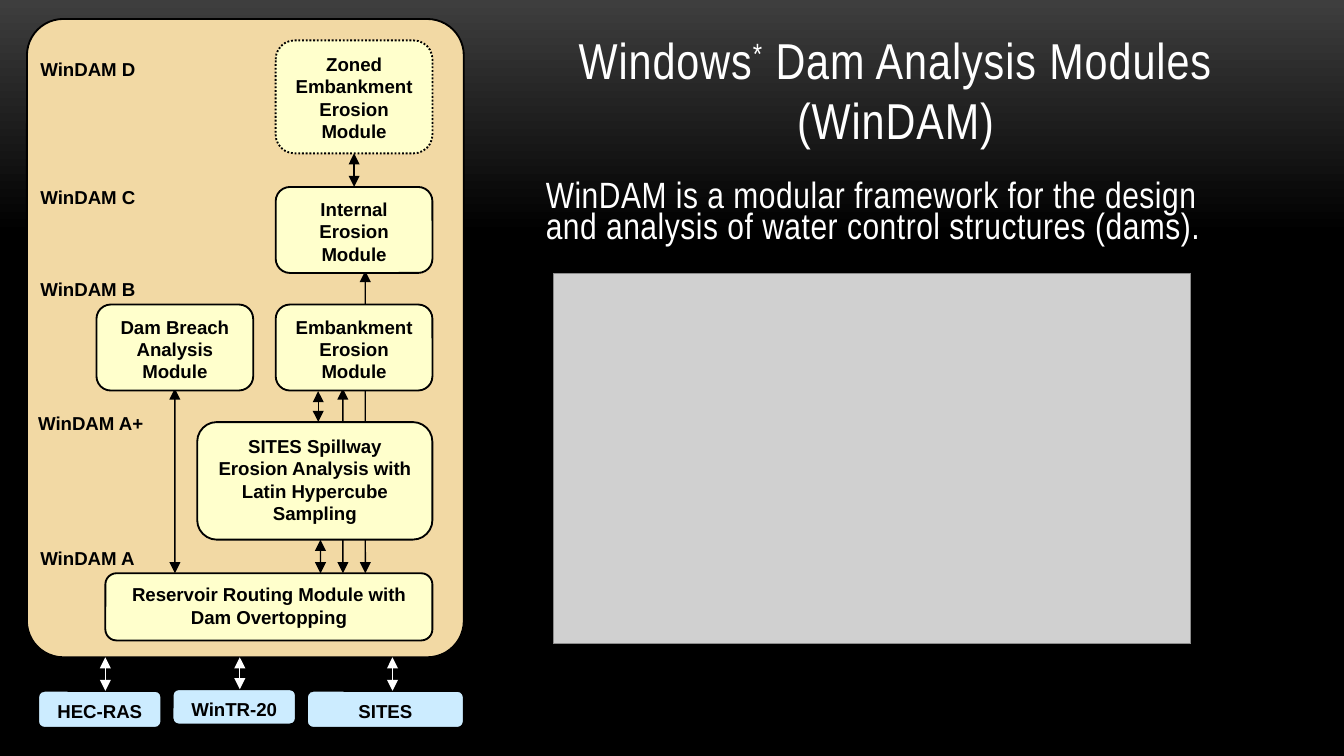
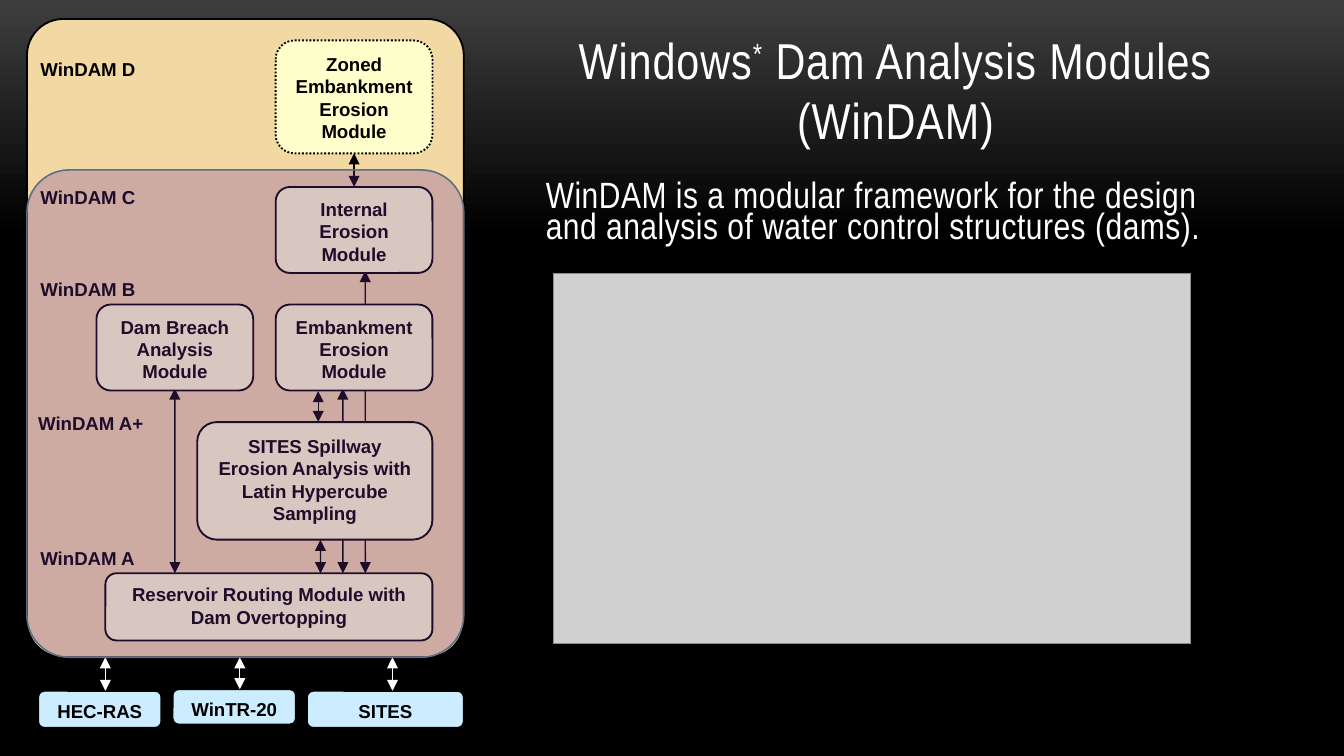
Before and after one commit to neilsenKSU/DLBreachDakota, a slide deck: slide 2 of BigBayDLBreachWinDAM.pptx. Drawn at 1344x756 pixels with LibreOffice and Linux fonts; fonts in the diff are those of the drawing; grey boxes stand for pictures; background and template pictures are left out. Boxes give left, top, right and bottom in pixels: in the first picture for what was removed or moved away, otherwise in the second. Text is boxed around its words. In the diff, an @@ line names an element or a change of style, - is before the commit and + after.

```diff
--- a/BigBayDLBreachWinDAM.pptx
+++ b/BigBayDLBreachWinDAM.pptx
@@ rounded rectangle added at (27,169,464,657), fill #7030A0 at 27% opacity, outline #5D7080 0.85 pt @@
```
Also in this commit, not shown: 2 other slides changed, 1 slide added.
